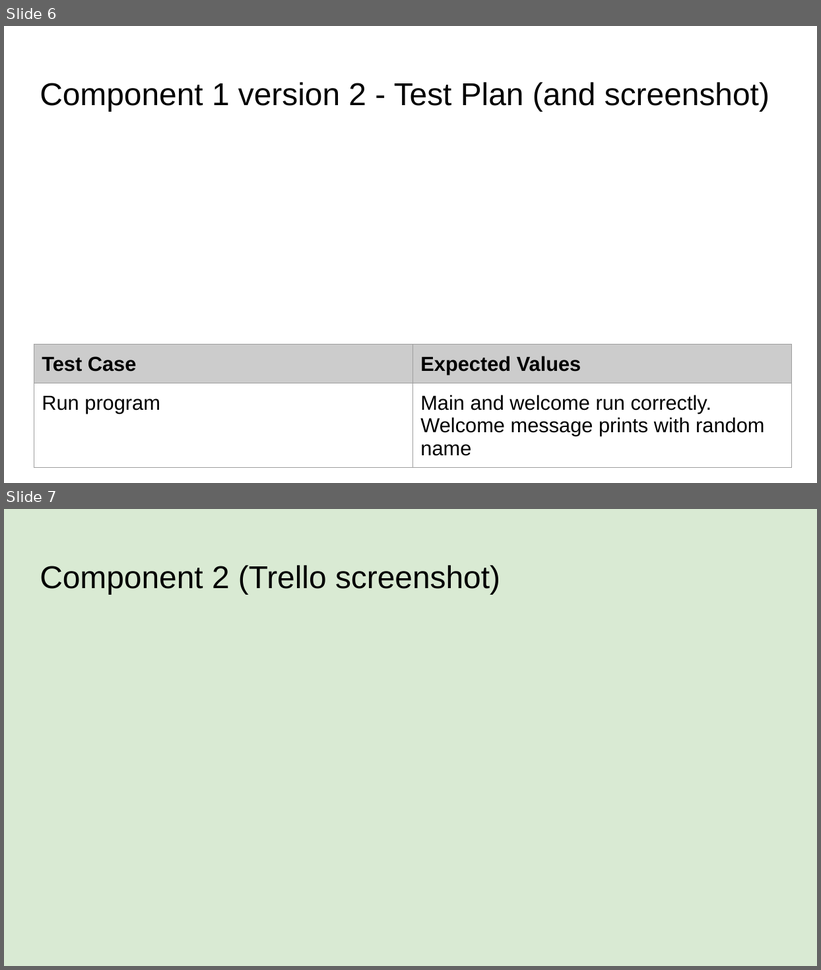
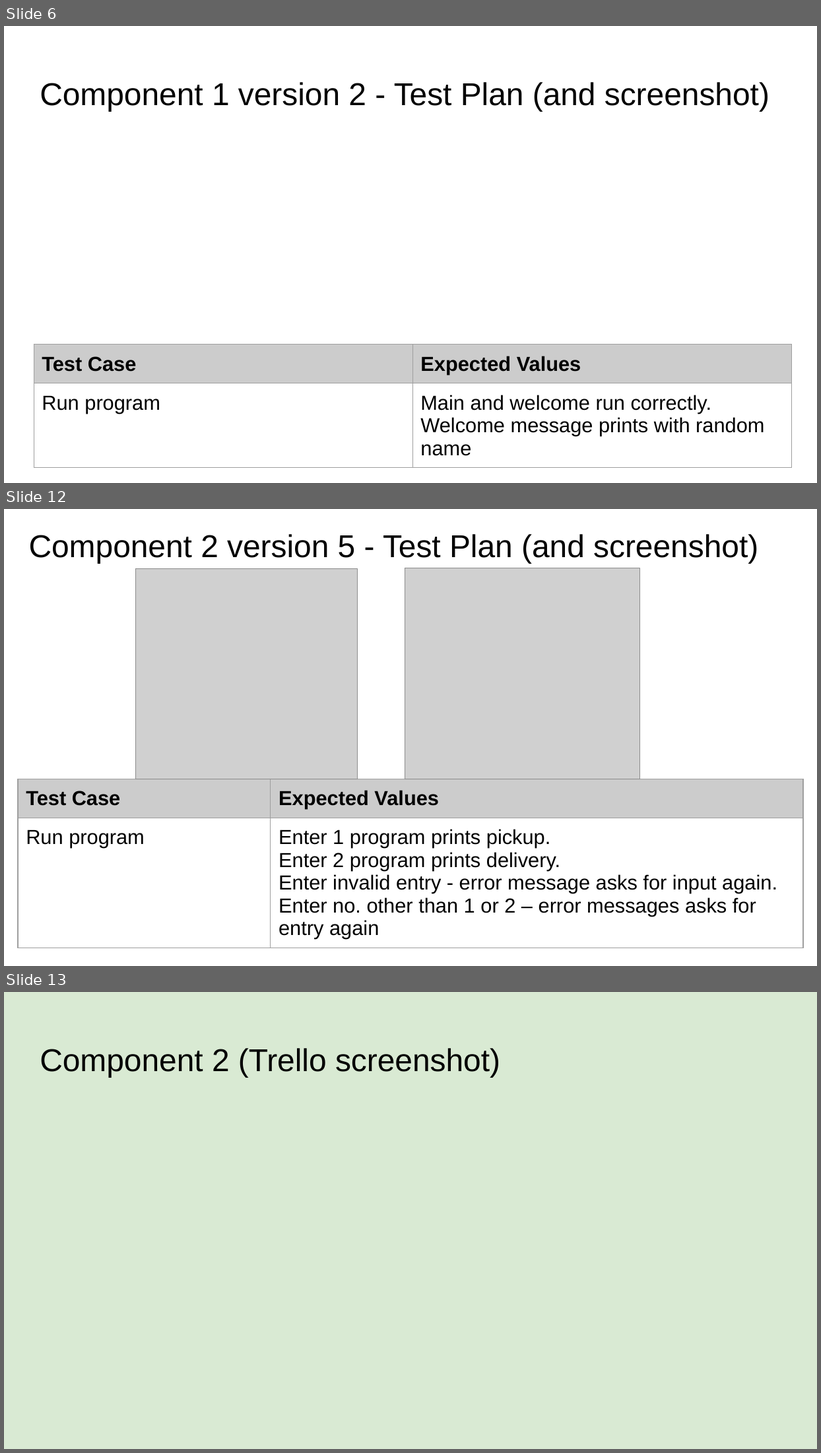
Before and after one commit to danettp/pizza_bot, a slide deck: 022_91893+_+91897+Documentation.pptx. Shown one above the other, each under a label of ours: slides 6 and 7 before the commit, slides 6, 12 and 13 after it; the slides between them are not shown. The pictures are 821x970 and 821x1453 pixels, drawn with LibreOffice and Linux fonts; fonts in the diff are those of the drawing; grey boxes stand for pictures. Boxes give left, top, right and bottom in pixels: in the first picture for what was removed or moved away, otherwise in the second. Text is boxed around its words. In the diff, an @@ line names an element or a change of style, - is before the commit and + after.

Commit message:
Created pickup or delivery menu
Created different versions of menu refining it in version 4.

```diff
--- a/022_91893+_+91897+Documentation.pptx
+++ b/022_91893+_+91897+Documentation.pptx
@@ slide 12 added at (x1=4, y1=509, x2=817, y2=966), background #FFFFFF @@
@@ title added at (x1=29, y1=534, x2=758, y2=563), 28 pt, text #000000 @@
+Component 2 version 5 - Test Plan (and screenshot)
@@ picture added at (x1=136, y1=568, x2=357, y2=779) @@
@@ picture added at (x1=405, y1=568, x2=640, y2=779) @@
@@ table added at (x1=18, y1=779, x2=803, y2=958), 2 rows, 2 columns @@
+Test Case | Expected Values
+Run program | Enter 1 program prints pickup. / Enter 2 program prints delivery. / Enter invalid entry - error message asks for input again. / Enter no. other than 1 or 2 – error messages asks for entry again
@@ what was slide 7 is now slide 13 @@
```
Also in this commit, not shown: 5 other slides added, 3 other files.
